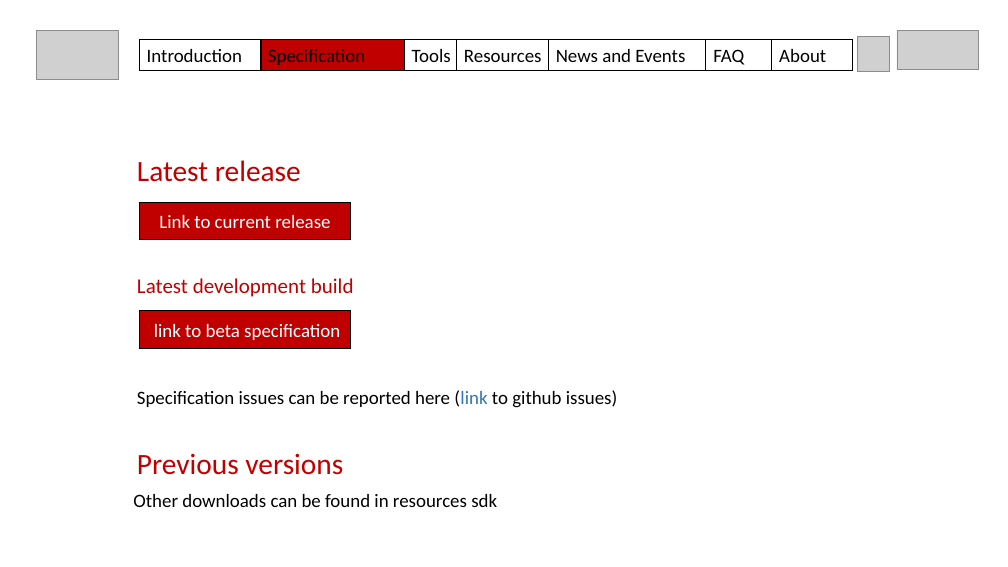
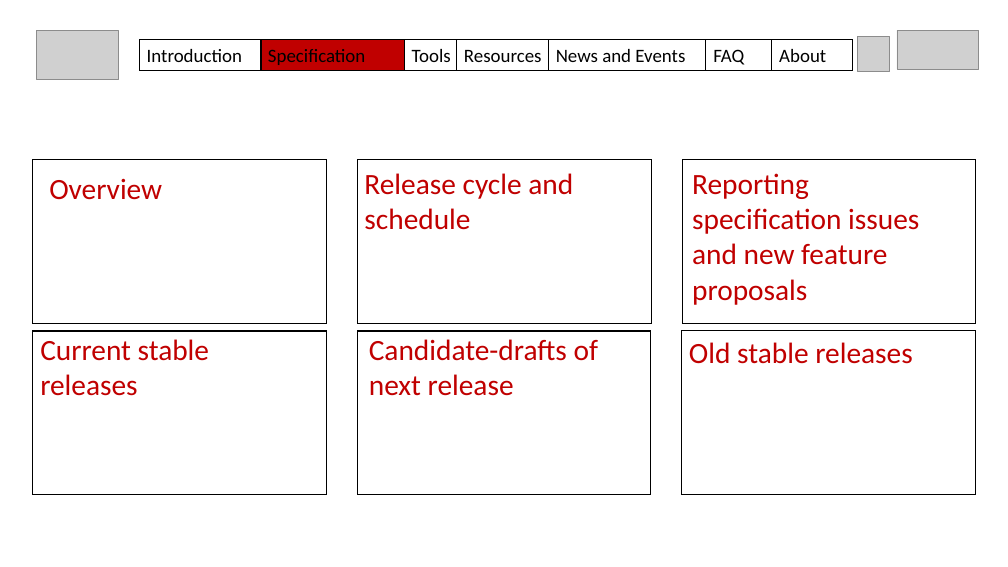
Before and after one commit to modelica/efmi-standard.org, a slide deck: slide 4 of documentation/2022-03-29_MAP-structure-draft.pptx. Drawn at 1008x567 pixels with LibreOffice and Linux fonts; fonts in the diff are those of the drawing; grey boxes stand for pictures. Boxes give left, top, right and bottom in pixels: in the first picture for what was removed or moved away, otherwise in the second. Text is boxed around its words. In the diff, an @@ line names an element or a change of style, - is before the commit and + after.

Commit message:
Finished Specification page.

```diff
--- a/documentation/2022-03-29_MAP-structure-draft.pptx
+++ b/documentation/2022-03-29_MAP-structure-draft.pptx
@@ text added at (49,178,162,200), 28 pt, text #C00000 @@
+Overview
@@ text removed at (137,160,301,182) @@
-Latest release
@@ text added at (364,173,573,230), 28 pt, text #C00000 @@
+Release cycle and schedule
@@ rectangle removed at (139,202,351,240) @@
-Link to current release
@@ text removed at (137,278,354,297) @@
-Latest development build
@@ rectangle removed at (139,311,351,349) @@
-link to beta specification
@@ text added at (40,339,209,396), 28 pt, text #C00000 @@
+Current stable releases
@@ group added at (33,160,976,495): 6 rectangles, 2 texts @@
+Reporting specification issues and new feature proposals
+Candidate-drafts of next release
@@ text added at (689,342,912,364), 28 pt, text #C00000 @@
+Old stable releases
@@ text removed at (137,390,618,408) @@
-Specification issues can be reported here (link to github issues)
@@ text removed at (137,453,343,475) @@
-Previous versions
@@ text removed at (133,494,497,507) @@
-Other downloads can be found in resources sdk
```
Also in this commit, not shown: 6 other files.
